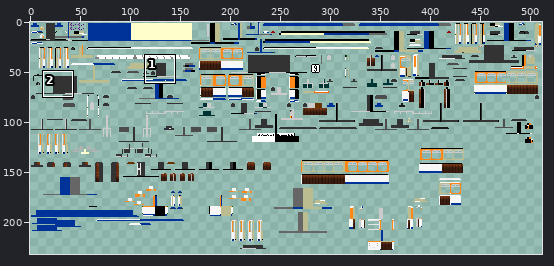
Edited in one commit: sprite sheet (src/main/resources/assets/tc/textures/trains/Duewag_GT6ER_White.png). Above, an overview of the earlier version with the close-up marked.
Close-up. The starting point:
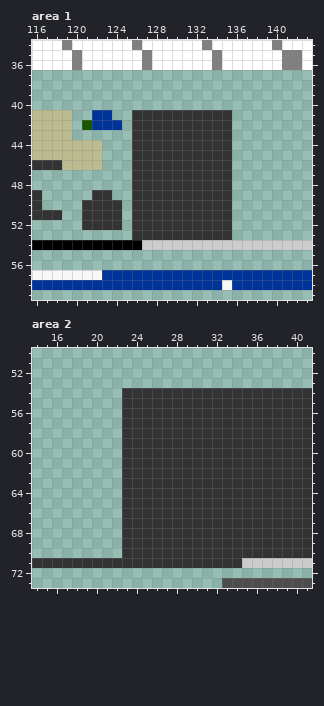
The file is 512x256 pixels. Colours within 5 levels of each other are drawn and written as one. Shown: area 1: x 116..143, y 34..59; area 2: x 14..41, y 50..73. The wide view leaves out empty margins. The commit also changed other parts of the picture, which this record leaves out.
Once edited:
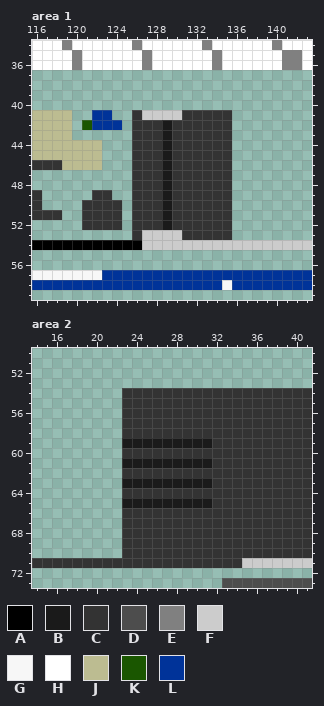
Palette (. is transparent): A #000000  B #1a1a1a  C #333333  D #4d4d4d  E #808080  F #cccccc  G #f7f7f7  H #ffffff  J #bcbc91  K #1a5600  L #003399
The edit:
Changed rows in their new state; - is an unchanged pixel.
Area 1:
first column x 127:
41 FFFF
42 --B-
43 --B-
44 --B-
45 --B-
46 --B-
47 --B-
48 --B-
49 --B-
50 --B-
51 --B-
52 --B-
53 FFFF
Area 2:
first column x 23:
59 BBBBBBBBB
61 BBBBBBBBB
63 BBBBBBBBB
65 BBBBBBBBB
